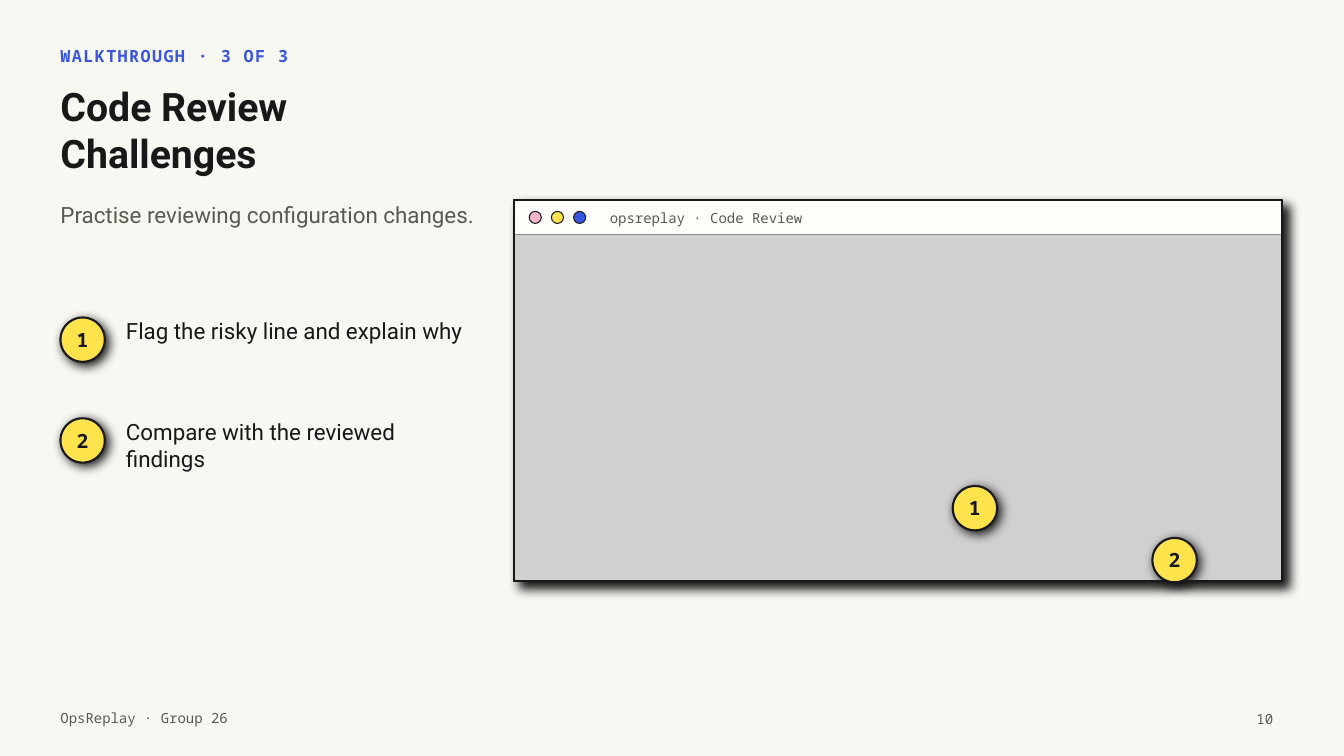
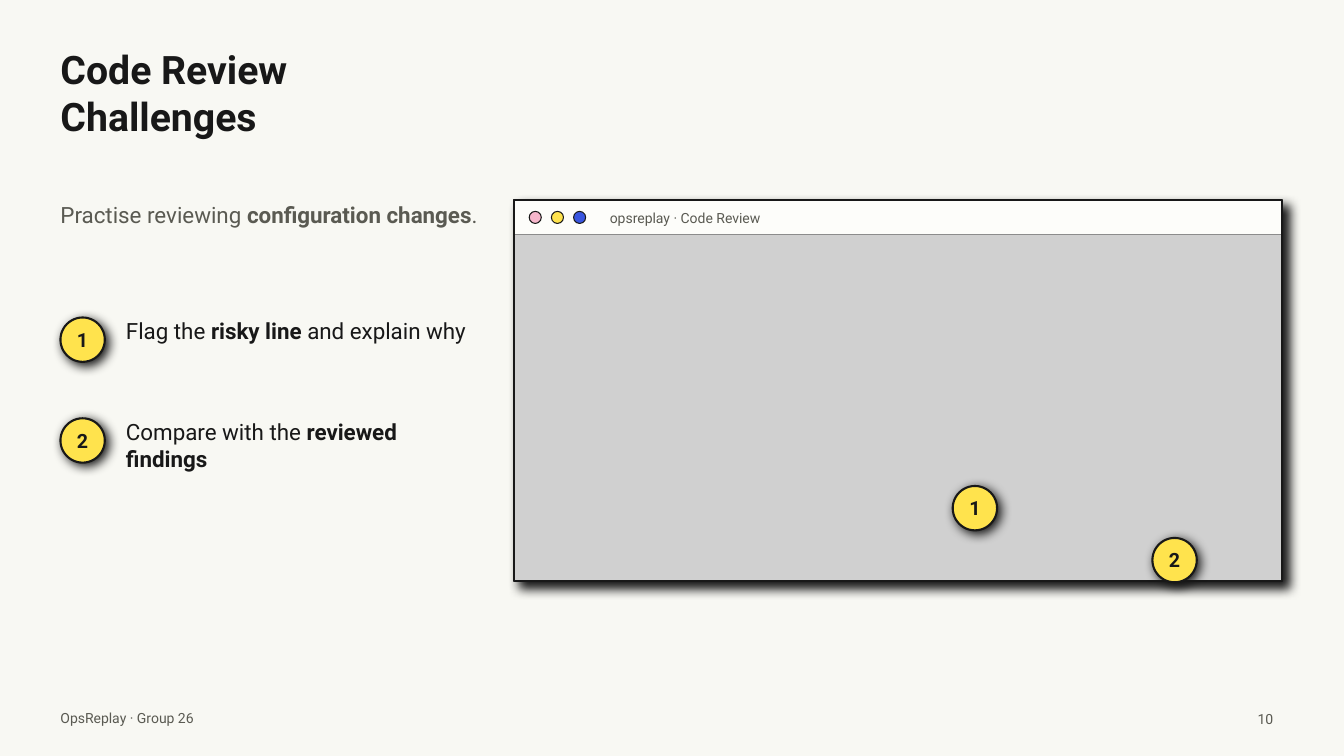
Before and after one commit to ehz0ah/OpsReplay, a slide deck: slide 10 of docs/reports/final/OpsReplay_Final_Presentation.pptx. Drawn at 1344x756 pixels with LibreOffice and Linux fonts; fonts in the diff are those of the drawing; grey boxes stand for pictures. Boxes give left, top, right and bottom in pixels: in the first picture for what was removed or moved away, otherwise in the second. Text is boxed around its words. In the diff, an @@ line names an element or a change of style, - is before the commit and + after.

```diff
--- a/docs/reports/final/OpsReplay_Final_Presentation.pptx
+++ b/docs/reports/final/OpsReplay_Final_Presentation.pptx
@@ title "Code Review Challenges" moved from (x1=60, y1=91, x2=287, y2=176) to (x1=60, y1=54, x2=287, y2=139) @@
@@ text removed at (x1=60, y1=50, x2=288, y2=62) @@
-WALKTHROUGH · 3 OF 3
@@ text "Practise reviewing configuration changes." at (x1=60, y1=206, x2=478, y2=228): bold on in "configuration changes." @@
@@ text "Flag the risky line and ..." at (x1=126, y1=322, x2=466, y2=344): bold on in "risky line" @@
@@ text "Compare with the reviewed findings" at (x1=126, y1=423, x2=397, y2=472): bold on in "reviewed findings" @@
@@ font Noto Sans Mono to Roboto in 5 elements at (x1=610, y1=212, x2=760, y2=226), (x1=60, y1=318, x2=105, y2=362), (x1=953, y1=486, x2=997, y2=530), (x1=1258, y1=714, x2=1274, y2=724), (x1=60, y1=712, x2=194, y2=726) @@
```
Also in this commit, not shown: 25 other slides changed, 1 slide added, 2 other files.
